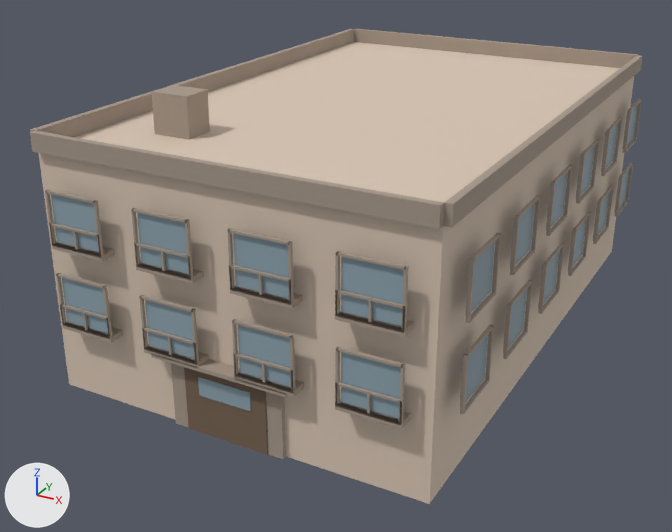
Before and after pictures for a commit that changed the glTF model public/buildings/residential_2x3_a.glb.
Before and after are seen from a 50 mm camera at (23.1, -21.4, 17.9) aimed at (6.3, 9.1, 2.6). The axes (+X, +Y, +Z) are drawn at lower left. The lights are the same throughout. The older version comes first. Vertices at exactly the same position are counted once.

In view in the first picture: 'residential_2x3_a_0'.
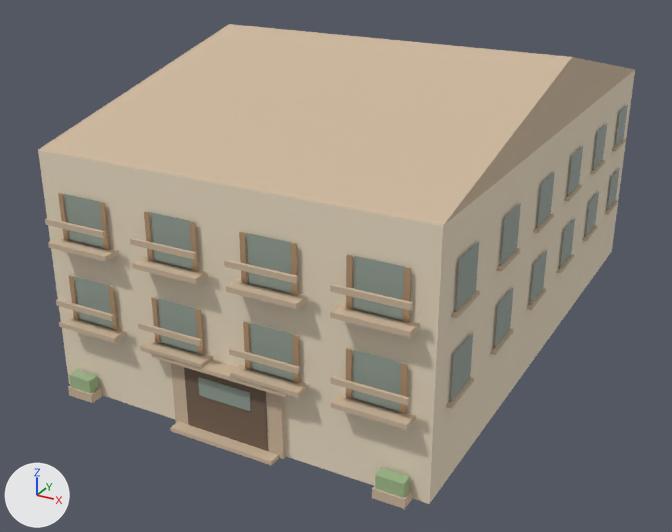
Location of each change, [x1, y1, x2, y2] in pixels of the pictures (672 x 532 px):
'residential_2x3_a_0', recoloured, reshaped
    before: [30, 29, 643, 504]
    after: [38, 24, 635, 509]
part 1 of me_residential_2x3_a_0, added (mostly hidden)
    after: [76, 319, 115, 331]
part 2 of me_residential_2x3_a_0, added (mostly hidden)
    after: [161, 343, 198, 355]
part 3 of me_residential_2x3_a_0, added
    after: [348, 396, 402, 414]
part 4 of me_residential_2x3_a_0, added (beige)
    after: [59, 315, 127, 343]
part 5 of me_residential_2x3_a_0, added (beige)
    after: [56, 299, 114, 321]
part 6 of me_residential_2x3_a_0, added (beige)
    after: [140, 339, 213, 369]
part 7 of me_residential_2x3_a_0, added (beige)
    after: [138, 322, 202, 346]
part 8 of me_residential_2x3_a_0, added (beige)
    after: [230, 364, 309, 398]
part 9 of me_residential_2x3_a_0, added (beige)
    after: [229, 348, 300, 374]
part 10 of me_residential_2x3_a_0, added (beige)
    after: [331, 393, 416, 430]
part 11 of me_residential_2x3_a_0, added (beige)
    after: [330, 376, 409, 405]
part 12 of me_residential_2x3_a_0, added
    after: [446, 377, 474, 409]
part 13 of me_residential_2x3_a_0, added
    after: [490, 329, 514, 355]
part 14 of me_residential_2x3_a_0, deleted
    before: [45, 85, 642, 429]
part 15 of me_residential_2x3_a_0, cut back
    before: [30, 29, 643, 229]
    after: [45, 104, 628, 509]
part 16 of me_residential_2x3_a_0, added (beige)
    after: [38, 24, 634, 226]

What changed in the scene script:
```text
Change mat_residential_2x3_a_wall:
    mat_residential_2x3_a_wall.base_color: (0.7, 0.57, 0.46) -> (0.83, 0.72, 0.55)  # beige #dac7b5 -> beige #ebddc4
Change mat_residential_2x3_a_glass:
    mat_residential_2x3_a_glass.base_color: (0.28, 0.38, 0.44) -> (0.31, 0.37, 0.32)  # greyish blue #90a6b1 -> grey #97a499
Change mat_residential_2x3_a_trim:
    mat_residential_2x3_a_trim.base_color: (0.385, 0.314, 0.253) -> (0.62, 0.48, 0.34)  # beige #a7988a -> beige #ceb89e
Change me_residential_2x3_a_0:
    remove me_residential_2x3_a_0.from_pydata(...)  # 1988 vertices, 3000 faces; spans x -0.6..15.1, y -0.6..23.1, z 0.0..10.5
    add me_residential_2x3_a_0.from_pydata(...)  # 818 vertices, 1070 faces; spans x -0.2..14.7, y -0.6..22.7, z 0.0..11.5
    me_residential_2x3_a_0 part 1: a new loose piece, a box spanning x 0.91..2.71, y -0.18..0.18, z 2.88..3.0, in mat_residential_2x3_a_trim (beige #ceb89e)
    me_residential_2x3_a_0 part 2: a new loose piece, a box spanning x 4.54..6.34, y -0.18..0.18, z 2.88..3.0, in mat_residential_2x3_a_trim (beige #ceb89e)
    me_residential_2x3_a_0 part 3: a new loose piece, a box spanning x 11.79..13.59, y -0.18..0.18, z 2.88..3.0, in mat_residential_2x3_a_trim (beige #ceb89e)
    me_residential_2x3_a_0 part 4: a new loose piece, a box spanning x 0.56..3.06, y -0.62..0.02, z 2.82..3.0, in mat_residential_2x3_a_trim (beige #ceb89e)
    me_residential_2x3_a_0 part 5: a new loose piece, a box spanning x 0.56..3.06, y -0.62..-0.51, z 3.65..3.85, in mat_residential_2x3_a_trim (beige #ceb89e)
    me_residential_2x3_a_0 part 6: a new loose piece, a box spanning x 4.19..6.69, y -0.62..0.02, z 2.82..3.0, in mat_residential_2x3_a_trim (beige #ceb89e)
    me_residential_2x3_a_0 part 7: a new loose piece, a box spanning x 4.19..6.69, y -0.62..-0.51, z 3.65..3.85, in mat_residential_2x3_a_trim (beige #ceb89e)
    me_residential_2x3_a_0 part 8: a new loose piece, a box spanning x 7.81..10.31, y -0.62..0.02, z 2.82..3.0, in mat_residential_2x3_a_trim (beige #ceb89e)
    me_residential_2x3_a_0 part 9: a new loose piece, a box spanning x 7.81..10.31, y -0.62..-0.51, z 3.65..3.85, in mat_residential_2x3_a_trim (beige #ceb89e)
    me_residential_2x3_a_0 part 10: a new loose piece, a box spanning x 11.44..13.94, y -0.62..0.02, z 2.82..3.0, in mat_residential_2x3_a_trim (beige #ceb89e)
    me_residential_2x3_a_0 part 11: a new loose piece, a box spanning x 11.44..13.94, y -0.62..-0.51, z 3.65..3.85, in mat_residential_2x3_a_trim (beige #ceb89e)
    me_residential_2x3_a_0 part 12: a new loose piece, a box spanning x 14.32..14.68, y 0.98..2.78, z 2.88..3.0, in mat_residential_2x3_a_trim (beige #ceb89e)
    me_residential_2x3_a_0 part 13: a new loose piece, a box spanning x 14.32..14.68, y 4.72..6.53, z 2.88..3.0, in mat_residential_2x3_a_trim (beige #ceb89e)
    me_residential_2x3_a_0 part 14: 241 loose pieces with 1928 vertices, spanning x -0.6..15.1, y -0.6..23.1, z 2.8..10.5, are deleted
    me_residential_2x3_a_0 part 15: 20 vertices removed from x -0.2..14.8, y -0.2..22.8, z 9.0..9.6; 616 vertices added at x -0.2..14.7, y -0.6..22.7, z 0.0..7.7
    me_residential_2x3_a_0 part 16: 2 vertices added at x 0.0..14.5, y 11.2, z 11.5
    other edits to the shape of me_residential_2x3_a_0 do not show in these pictures
    add me_residential_2x3_a_0.materials.append(mat_residential_2x3_a_sign)  # brown #b5936f
    add me_residential_2x3_a_0.materials.append(mat_residential_2x3_a_awning)  # greyish green #a0ba8b
```
